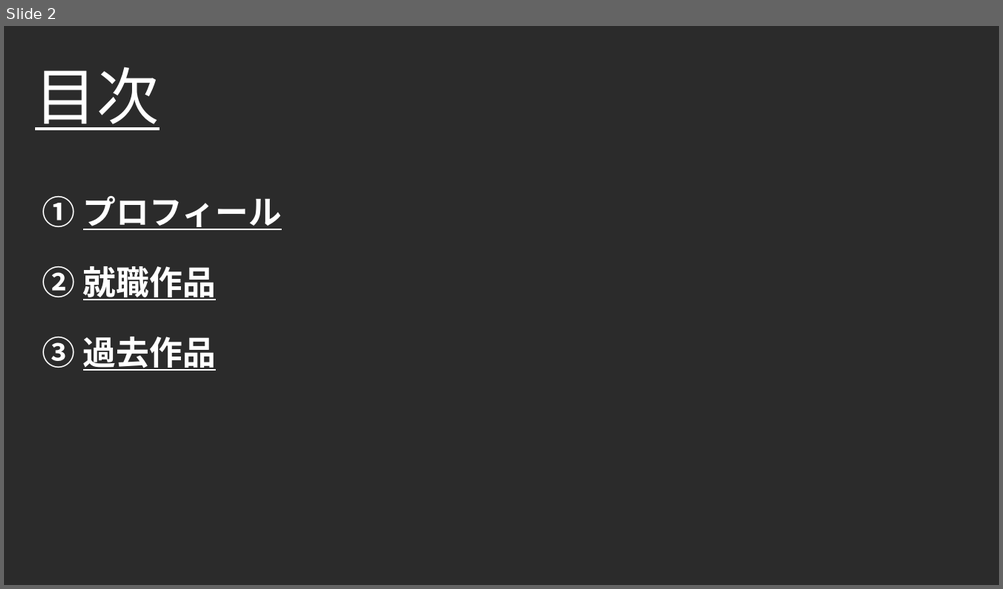
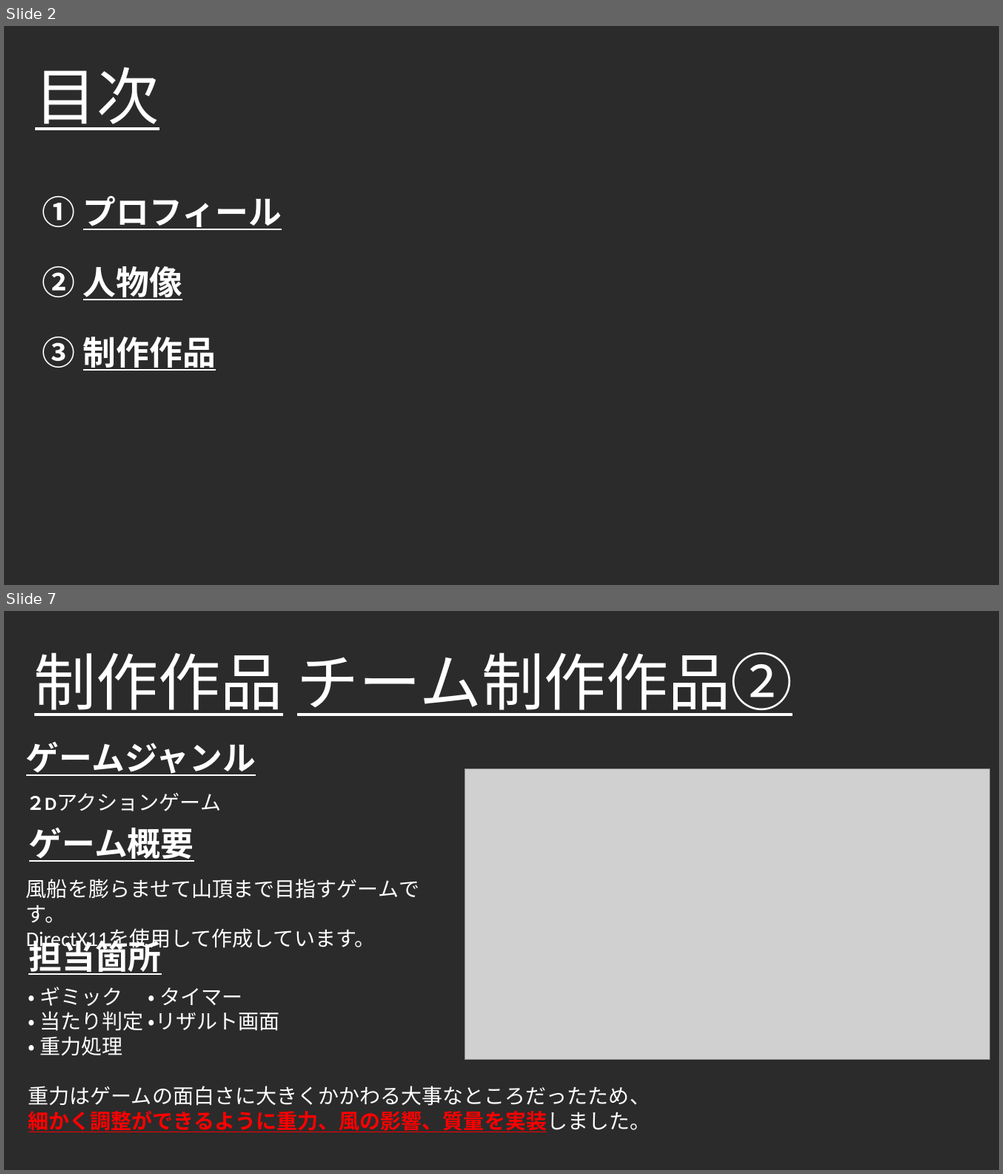
Before and after one commit to Takeshi0106/Action_Game, a slide deck: ポートフォリオ.pptx. Shown one above the other, each under a label of ours: slide 2 before the commit, slides 2 and 7 after it; the slides between them are not shown. The pictures are 1003x589 and 1003x1174 pixels, drawn with LibreOffice and Linux fonts; fonts in the diff are those of the drawing; grey boxes stand for pictures; background and template pictures are left out; a plain dark background stands for a picture behind light text. Boxes give left, top, right and bottom in pixels: in the first picture for what was removed or moved away, otherwise in the second. Text is boxed around its words. In the diff, an @@ line names an element or a change of style, - is before the commit and + after.

```diff
--- a/ポートフォリオ.pptx
+++ b/ポートフォリオ.pptx
@@ slide 7 added at bbox=[4, 611, 999, 1170], background picture (left out) @@
@@ title added at bbox=[34, 652, 793, 716], 60 pt, text #FFFFFF, underline @@
+制作作品 チーム制作作品②
@@ text added at bbox=[26, 742, 256, 776], 32 pt, text #FFFFFF, bold, underline @@
+ゲームジャンル
@@ text added at bbox=[19, 786, 247, 819], 20 pt, text #FFFFFF @@
+２Dアクションゲーム
@@ picture added at bbox=[464, 769, 990, 1059] @@
@@ text added at bbox=[29, 828, 194, 862], 32 pt, text #FFFFFF, bold, underline @@
+ゲーム概要
@@ text added at bbox=[26, 879, 419, 923], 20 pt, text #FFFFFF @@
+風船を膨らませて山頂まで目指すゲームです。
+DirectX11を使用して作成しています。
@@ text added at bbox=[28, 935, 161, 977], 32 pt, text #FFFFFF, bold, underline @@
+担当箇所
@@ text added at bbox=[28, 987, 651, 1133], 20 pt, text #FFFFFF @@
+・ ギミック ・ タイマー
+・ 当たり判定 ・リザルト画面
+・ 重力処理
+重力はゲームの面白さに大きくかかわる大事なところだったため、
+細かく調整ができるように重力、風の影響、質量を実装しました。
@@ slide 2 changed as well @@
@@ text at bbox=[42, 266, 182, 301]: text changed @@
-② 就職作品
+② 人物像
@@ text at bbox=[42, 337, 216, 371]: text changed @@
-③ 過去作品
+③ 制作作品
```
Also in this commit, not shown: 2 other slides changed, 3 other slides added, 2 slides removed, 2 other files.
